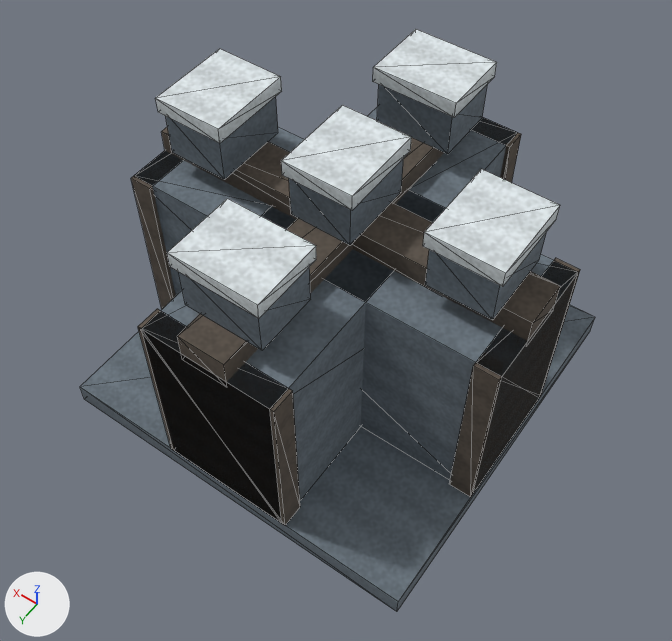
An edit to the glTF model godot/assets/structures/wall.glb, drawn before and after from the same camera.
Both versions are drawn from a 50 mm camera at (-0.847, 1.226, 2.1) aimed at (-0.036, 0.091, 0.316). The lights are fixed; the arrows at lower left show +X, +Y and +Z. The older version comes first. Mesh edges are drawn as thin lines. Vertices at exactly the same position are counted once.

The older version as bpy lines, for what is in view:
```python
me_cube_130 = bpy.data.meshes.new('Cube.130')
me_cube_130.from_pydata(...)  # 152 vertices, 228 faces; spans x -0.5..0.5, y -0.5..0.5, z 0.0..0.78
me_cube_130.materials.append(mat_structure)
ob_wall = bpy.data.objects.new('wall', me_cube_130)
ob_wall.location = (0.0, 0.0, 0.0)
```
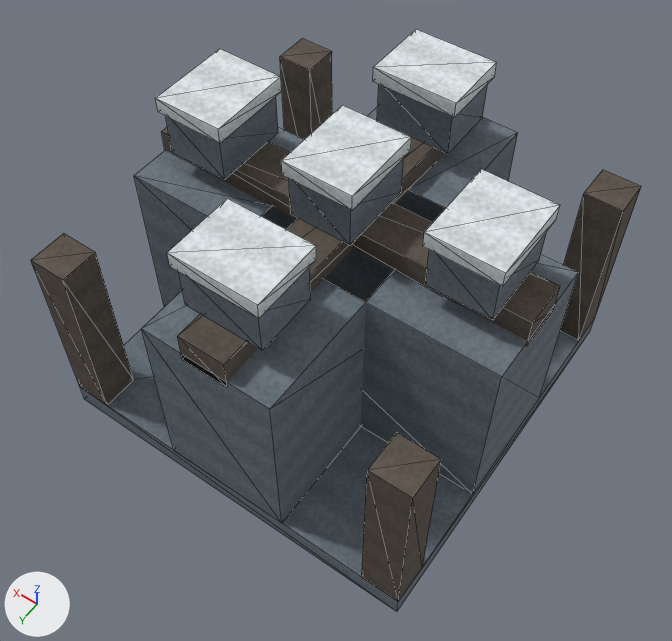
Commit message: fix(hpa-291): give the wall corner shoulders that meet gate posts

Pixel boxes [x1, y1, x2, y2] of what changed, in the pictures (672 x 641 px; the box of a moved part takes in the faces that stretch with it):
'wall', reshaped (18% wider): before [80, 29, 595, 612]; after [31, 29, 641, 612]
part 1 of me_cube_130, moved or reshaped: before [131, 152, 181, 309]; after [560, 170, 641, 341]
part 2 of me_cube_130, moved or reshaped: before [450, 258, 580, 497]; after [362, 433, 441, 602]
part 3 of me_cube_130, moved or reshaped: before [138, 309, 300, 525]; after [280, 38, 332, 140]
part 4 of me_cube_130, moved or reshaped: before [472, 117, 521, 183]; after [31, 233, 134, 405]

The change in detail:
me_cube_130 has 152 vertices, 228 faces and spans x -0.5..0.5, y -0.5..0.5, z 0.0..0.78.
me_cube_130 is used by ob_wall; location (0.0, 0.0, 0.0).
me_cube_130 part 1: the loose piece of 8 vertices spanning x 0.44..0.5, y -0.18..0.18, z 0.06..0.56 is scaled about its middle by (1.67, 0.278, 1), then moved by (-0.92, -0.45, 0.0).
me_cube_130 part 2: the loose piece of 8 vertices spanning x -0.5..-0.44, y -0.18..0.18, z 0.06..0.56 is scaled about its middle by (1.67, 0.278, 1), then moved by (0.02, 0.45, 0.0).
me_cube_130 part 3: the loose piece of 8 vertices spanning x -0.18..0.18, y 0.44..0.5, z 0.06..0.56 is scaled about its middle by (0.278, 1.67, 1), then moved by (0.45, -0.92, 0.0).
me_cube_130 part 4: the loose piece of 8 vertices spanning x -0.18..0.18, y -0.5..-0.44, z 0.06..0.56 is scaled about its middle by (0.278, 1.67, 1), then moved by (0.45, 0.92, 0.0).
